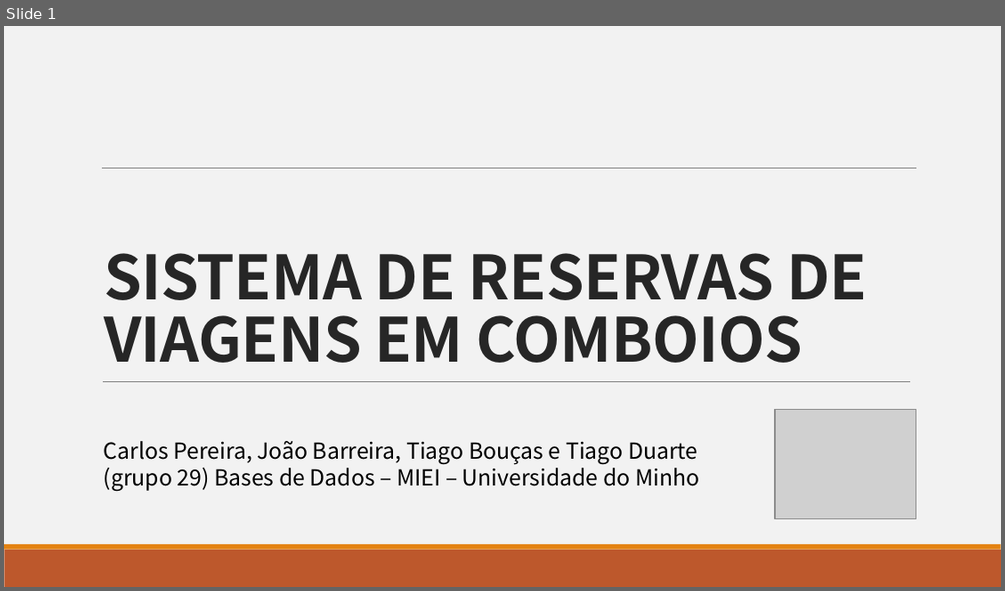
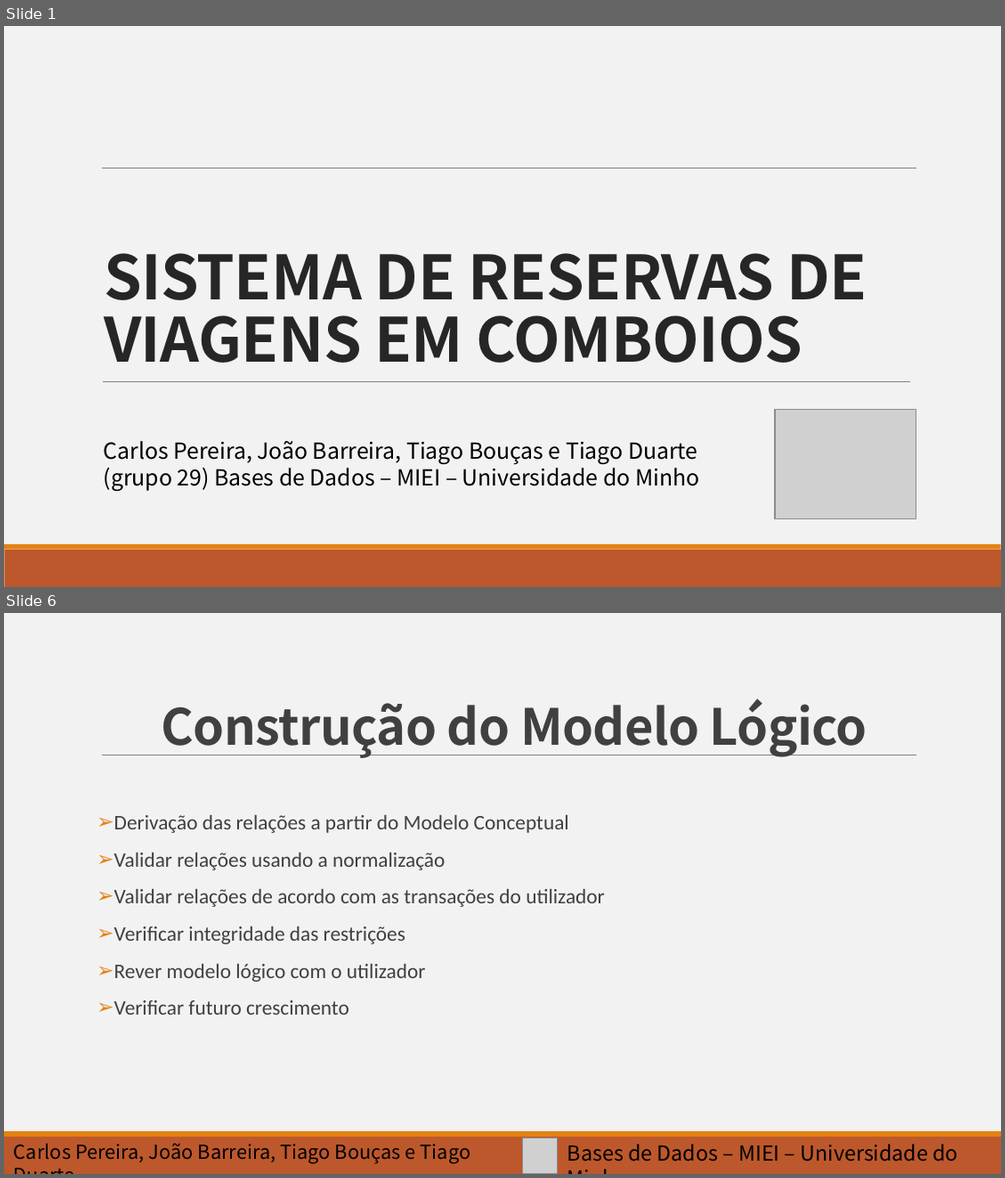
Before and after one commit to barreira/bd-1617, a slide deck: Slides.pptx. Shown one above the other, each under a label of ours: slide 1 before the commit, slides 1 and 6 after it; the slides between them are not shown. The pictures are 1005x591 and 1005x1178 pixels, drawn with LibreOffice and Linux fonts; fonts in the diff are those of the drawing; grey boxes stand for pictures. Boxes give left, top, right and bottom in pixels: in the first picture for what was removed or moved away, otherwise in the second. Text is boxed around its words. In the diff, an @@ line names an element or a change of style, - is before the commit and + after.

```diff
--- a/Slides.pptx
+++ b/Slides.pptx
@@ slide 6 added at [4, 613, 1001, 1174], background #F2F2F2; not listed: 3 template elements that a slide beside it also shows @@
@@ title added at [162, 698, 867, 758], 36 pt, text #404040, bold @@
+Construção do Modelo Lógico
@@ text added at [114, 815, 605, 1014], 15 pt, text #404040 @@
+➢ Derivação das relações a partir do Modelo Conceptual
+➢ Validar relações usando a normalização
+➢ Validar relações de acordo com as transações do utilizador
+➢ Verificar integridade das restrições
+➢ Rever modelo lógico com o utilizador
+➢ Verificar futuro crescimento
@@ text added at [14, 1143, 471, 1164], 14 pt, text #000000 @@
+Carlos Pereira, João Barreira, Tiago Bouças e Tiago Duarte
@@ picture added at [522, 1137, 558, 1173] @@
@@ text added at [567, 1143, 959, 1161], 15 pt, text #000000 @@
+Bases de Dados – MIEI – Universidade do Minho
```
Also in this commit, not shown: 7 other slides added, 1 slide removed.
